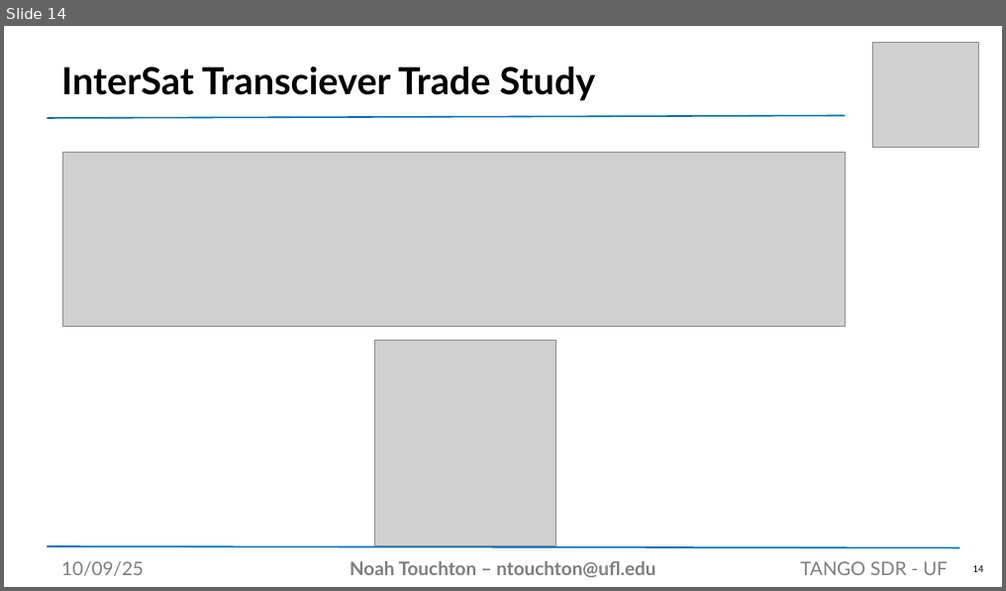
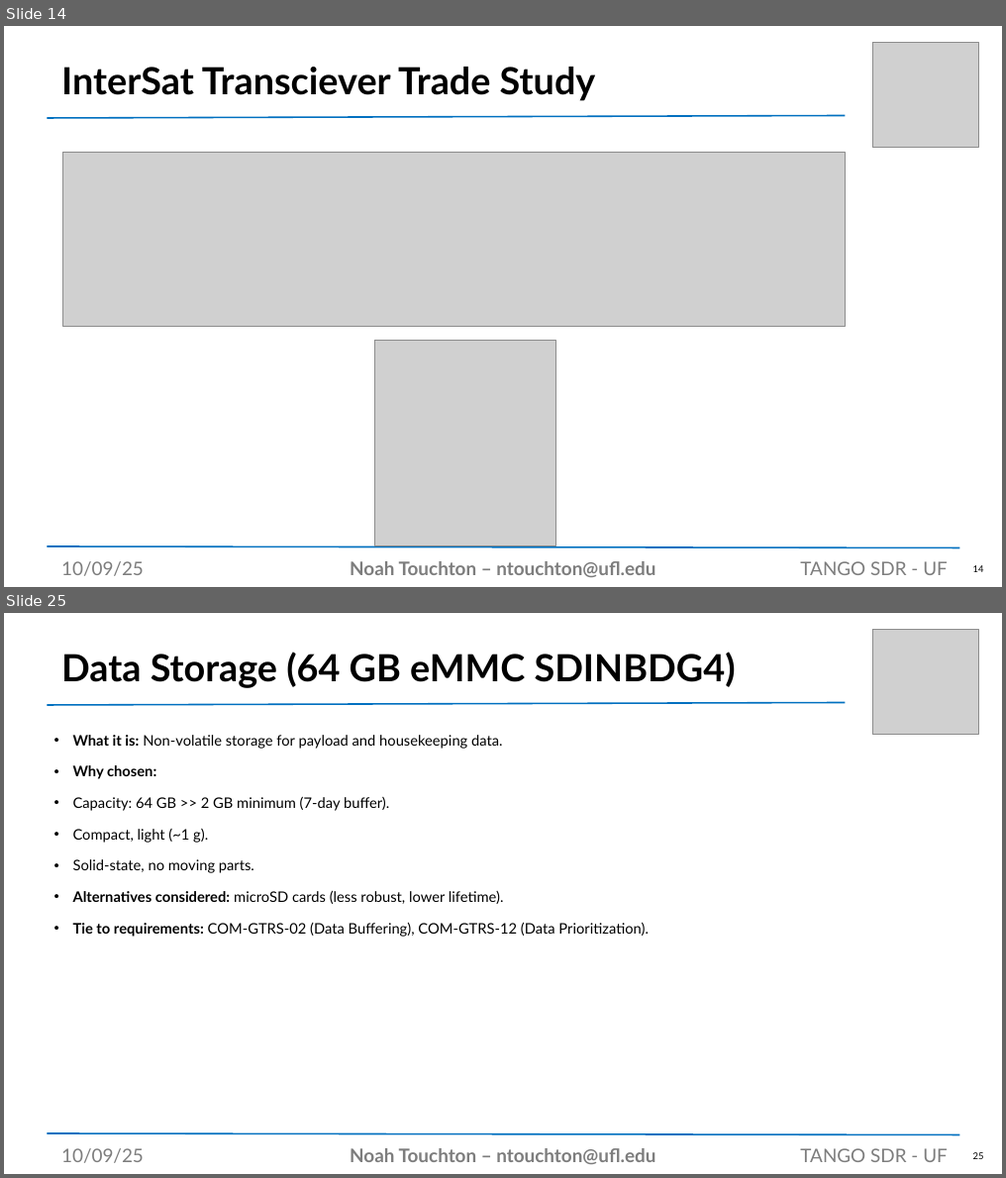
Before and after one commit to noahtouchton/School, a slide deck: Fall 2025/Aero Design 1/PowerPoint/SDR Presentation Template.pptx. Shown one above the other, each under a label of ours: slide 14 before the commit, slides 14 and 25 after it; the slides between them are not shown. The pictures are 1006x591 and 1006x1178 pixels, drawn with LibreOffice and Linux fonts; fonts in the diff are those of the drawing; grey boxes stand for pictures. Boxes give left, top, right and bottom in pixels: in the first picture for what was removed or moved away, otherwise in the second. Text is boxed around its words. In the diff, an @@ line names an element or a change of style, - is before the commit and + after.

```diff
--- a/Fall 2025/Aero Design 1/PowerPoint/SDR Presentation Template.pptx
+++ b/Fall 2025/Aero Design 1/PowerPoint/SDR Presentation Template.pptx
@@ slide 25 added at bbox=[4, 613, 1002, 1174], background #FFFFFF @@
@@ picture added at bbox=[872, 629, 979, 735] @@
@@ title added at bbox=[61, 652, 736, 688], 36 pt, text #000000, bold @@
+Data Storage (64 GB eMMC SDINBDG4)
@@ line added from (48, 705) to (846, 703), #0070C0 1.5 pt @@
@@ text added at bbox=[73, 735, 648, 937], 14 pt, text #000000 @@
+• What it is: Non-volatile storage for payload and housekeeping data.
+• Why chosen:
+• Capacity: 64 GB >> 2 GB minimum (7-day buffer).
+• Compact, light (~1 g).
+• Solid-state, no moving parts.
+• Alternatives considered: microSD cards (less robust, lower lifetime).
+• Tie to requirements: COM-GTRS-02 (Data Buffering), COM-GTRS-12 (Data Prioritization).
@@ line added from (48, 1134) to (960, 1136), #0070C0 1.5 pt @@
@@ text added at bbox=[61, 1149, 144, 1163], 18 pt, text #7D7D7D @@
+10/09/25
@@ text added at bbox=[350, 1149, 655, 1164], 18 pt, text #7D7D7D, bold @@
+Noah Touchton – ntouchton@ufl.edu
@@ text added at bbox=[800, 1149, 947, 1162], 18 pt, text #7D7D7D @@
+TANGO SDR - UF
@@ page number added at bbox=[973, 1153, 984, 1159], 9 pt, text #000000 @@
+25
```
Also in this commit, not shown: 6 slides changed, 18 other slides added, 2 slides removed, 5 other files.
